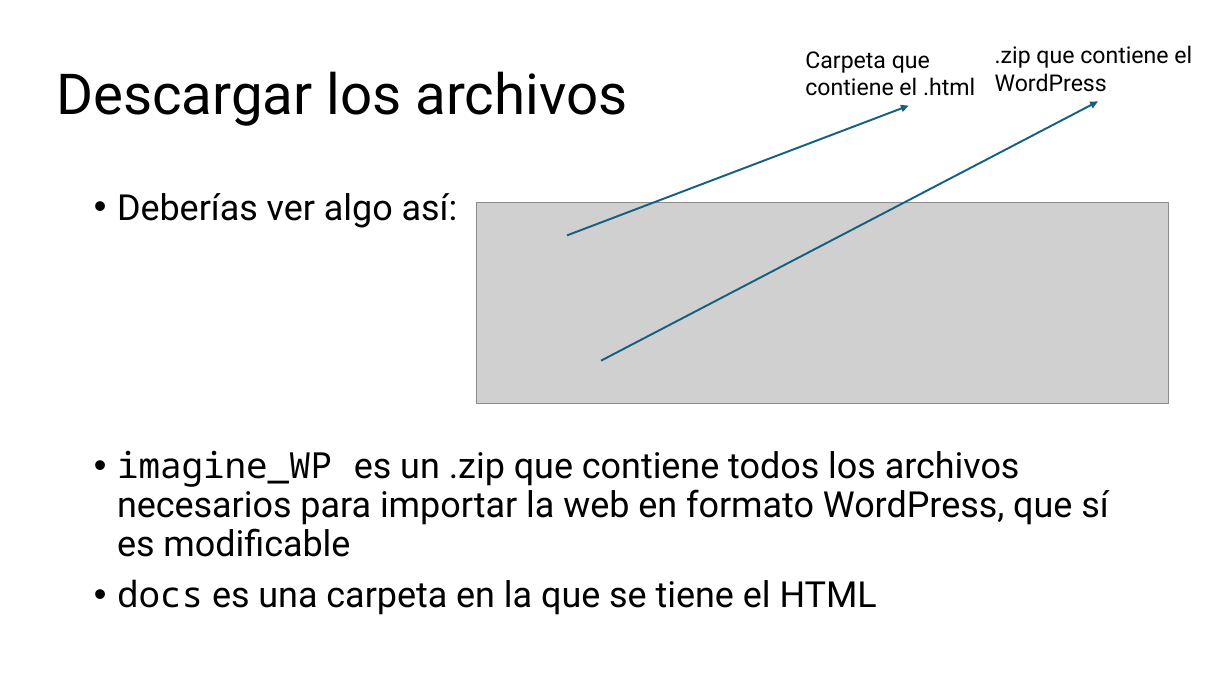
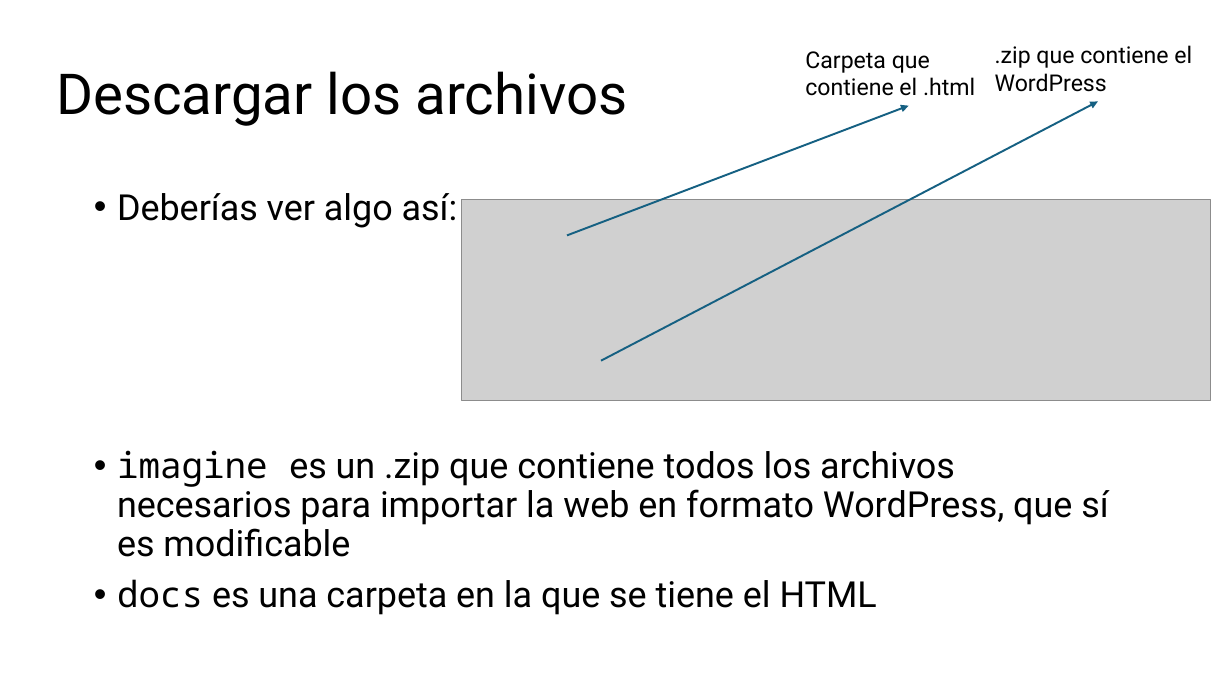
Before and after one commit to imagine-uo/imagine-uo.github.io, a slide deck: slide 9 of Guía para editar la web del grupo.pptx. Drawn at 1232x693 pixels with LibreOffice and Linux fonts; fonts in the diff are those of the drawing; grey boxes stand for pictures. Boxes give left, top, right and bottom in pixels: in the first picture for what was removed or moved away, otherwise in the second. Text is boxed around its words. In the diff, an @@ line names an element or a change of style, - is before the commit and + after.

```diff
--- a/Guía para editar la web del grupo.pptx
+++ b/Guía para editar la web del grupo.pptx
@@ picture: place and size @@
-picture at box(476, 202, 1168, 404)
+picture at box(461, 200, 1211, 400)
@@ text at box(117, 450, 1108, 557): text changed @@
-• imagine_WP es un .zip que contiene todos los archivos necesarios para importar la web en formato WordPress, que sí es modificable
+• imagine es un .zip que contiene todos los archivos necesarios para importar la web en formato WordPress, que sí es modificable
```
Also in this commit, not shown: 6 other slides changed, 4 other files.
